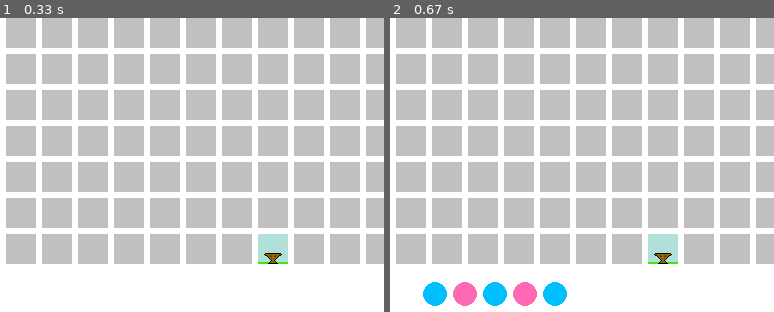
Above: before the commit, frames 1-2 (left to right).
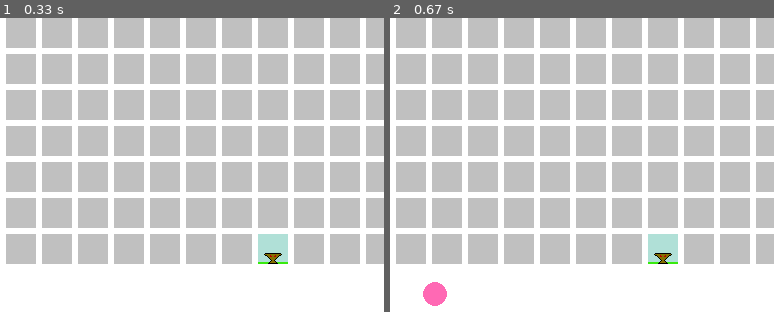
Above: after the commit, the same moments.

Repository: xyzAndReM/CTC
Game: pygame game, started from main.py
The game is run twice, just before and just after one commit, with the same random seed, the same clock (stepped at 60 frames per second) and the same inputs.
Inputs:
- Up to frame 1 (0.33 s): no input
- Up to frame 2 (0.67 s): hold Q from 0.33 s (still down); hold Right from 0.33 s (still down)
The pictures show only the part of the screen within x 0-50%, y 50-100%; the shares and areas given below are measured in that part.

Frame 1 is identical in both runs. In frame 2, 1.9% of the frame differs, in the area x 8-47%, y 89-98%.

Commit message:
Fazer seletor roxo e vermelho

Diff:
--- a/bot.py
+++ b/bot.py
@@ -11,6 +11,12 @@
 
 ELIXIR = pygame.image.load('images/elixir.png')
 
+def manipulate_target_sequence(output):
+		if(output == [2]):
+			return [];
+		else:
+			return output;
+
 class robot():
 	def __init__(self,sequence,output):
 		self.xspeed = 0
@@ -19,8 +25,7 @@
 		self.y = 21
 		self.counter = 18;
 		self.sequence = sequence;
-		self.target_output = output;
-		self.current_output = 0;
+		self.target_sequence = manipulate_target_sequence(output);
 		self.destroy = False;
 	def get_coords(self):
 		return (self.x,self.y)
@@ -38,7 +43,9 @@
 		spd = (self.xspeed,self.yspeed)
 		return spd
 	def validate(self):
-		return (self.target_output == self.current_output);
+		print(self.target_sequence)
+		print(self.sequence)
+		return (self.target_sequence == self.sequence);
 	def draw(self,screen):
 		spacing = 15;
 		x = self.x - 15;
--- a/gridmap.py
+++ b/gridmap.py
@@ -38,12 +38,16 @@
 		self.xspeed = 0
 		self.yspeed = 0
 		self.aresta = aresta
-		self.output = 0;
+		self.output = -1;
 	def draw(self,screen,column,row):
 		x = column*(MARGIN+self.aresta) + MARGIN;
 		y = row*(MARGIN+self.aresta) + MARGIN;
 		screen.blit(self.image,(x,y))
-	def get_speed(self,dado):
+	def get_speed(self,bot):
+		return (self.xspeed,self.yspeed);
+class grid_fail(grid_square):
+	def get_speed(self,bot):
+		bot.sequence = [-1];
 		return (self.xspeed,self.yspeed);
 class grid_success(grid_square):
 	def __init__(self, aresta):
@@ -208,7 +212,7 @@
 		for row in range(n):
 			self.grid.append([])
 			for column in range(n):
-				x = grid_square(aresta)
+				x = grid_fail(aresta)
 				self.grid[row].append(x)
 		self.grid[7][14] = grid_success(aresta)
 	def change_selection(self,x,y):
--- a/levels.py
+++ b/levels.py
@@ -32,13 +32,13 @@
 	def reset(self):
 		self.counter = 0;
 	def create_bot(self):
+		print('qpressed')
 		self.counter +=1;
 		if(self.counter < self.n_robots):
 			n = self.counter;
 			sequence = list(self.sequences[n])
 			output = self.outputs[n]
 			self.rob = bot.robot(sequence,output);
-			print(self.rob)
 			return self.rob
 		else:
 			return None;
@@ -54,9 +54,10 @@
 	'''STAGE NUMBER 1:'''
 	def build_levels(self):
 		files = os.listdir("stages/")
-		sequences = [];
 		print(files)
 		for fle in files:
+			sequences = [];
+			outputs = [];
 			fle = "stages/"+fle;
 			with open(fle) as f:
 				text = f.readlines()
@@ -65,7 +66,8 @@
 				n_robots = int(text[1])
 				for i in range(n_robots):
 					sequences.append( list(map(int, text[2+i].split())) )
-				outputs = list(map(int,text[2+n_robots].split()))
+					outputs.append(  list(map(int,text[2+i+n_robots].split())) )
+				print(outputs)
 				fase = level(sequences,outputs,missao,n_robots);
 				self.stages.append(fase);
 	def get_levels(self):
@@ -74,6 +76,7 @@
 def bots_creation(n_robots,sequences,outputs):
 	robots = [];
 	for i in range(n_robots):
+		print(outputs[i])
 		rob = bot.robot(sequences[i],outputs[i]);
 		robots.append(rob)
 	print(robots)
--- a/main.py
+++ b/main.py
@@ -57,8 +57,6 @@
 
 class Game():
     def __init__(self):
-        self.GRID_MAP = gridmap.grid_map(ARESTA,NSQUARES)
-        self.robot_is_on = False;
         self.current_level = 0;
         self.builder = "arrow"
         self.builderSelector = {KEY1:"simple",KEY2:"arrow",KEY3:"selector",KEY4:"writer",KEY6:'special'}
@@ -68,61 +66,69 @@
     	self.rob = bot.robot(sequence,output);
     	self.robot_is_on = True;
     def loop(self, screen):
-        clock = pygame.time.Clock()
-        last_clicked_grid_X = 7;
-        last_clicked_grid_Y = 1;
-        LEVEL = self.stages[0];
-        missao = pygame.image.load(LEVEL.text);
-        rob = None;
-        while True:
-            delta_t = clock.tick( FRAME_RATE )
+        for i in range(len(self.stages)):
+            print('lvlstart')
+            self.GRID_MAP = gridmap.grid_map(ARESTA,NSQUARES)
+            clock = pygame.time.Clock()
+            last_clicked_grid_X = 7;
+            last_clicked_grid_Y = 1;
+            LEVEL = self.stages[i];
+            missao = pygame.image.load(LEVEL.text);
+            rob = None;
+            while True:
+                delta_t = clock.tick( FRAME_RATE )
 
-            # handle input events
-            for event in pygame.event.get():
-                if event.type == pygame.QUIT:
-                    return # closing the window, end of the game loop
-                elif event.type == pygame.MOUSEBUTTONDOWN:
-                	pos = pygame.mouse.get_pos()
-                	column = pos[1] // (ARESTA + MARGIN)
-                	row = pos[0] // (ARESTA + MARGIN)
-                	if( column < 15 and row < 15):
-                		last_clicked_grid_X = row;
-                		last_clicked_grid_Y = column;
-                		self.GRID_MAP.change_selection(column,row);
-                elif event.type == pygame.KEYDOWN:
-                    if (event.key in DIRECTION_CONTROLLER):
-                    	grid_maker = self.builderTable[self.builder];
-                    	self.GRID_MAP.grid[last_clicked_grid_X][last_clicked_grid_Y] = grid_maker.makegrid(event.key)
-                    elif event.key == Q_KEY:
-                    	T = 0;
-                    	rob = LEVEL.create_bot()
-                    elif (event.key in BUILDER_CONTROLLER):
-                    	self.builder = self.builderSelector[event.key]
-                    elif (event.key in MOVEMENT_CONTROLLER):
-                    	movement = MOVEMENT_CONTROLLER[event.key];
-                    	last_clicked_grid_X += movement[0];
-                    	last_clicked_grid_Y += movement[1];
-                    	self.GRID_MAP.change_selection(last_clicked_grid_Y,last_clicked_grid_X);
-            # render game screen
-            screen.fill( (255, 255, 255) ) # black background
-            self.GRID_MAP.drawmap(screen);
+                # handle input events
+                for event in pygame.event.get():
+                    if event.type == pygame.QUIT:
+                        return # closing the window, end of the game loop
+                    elif event.type == pygame.MOUSEBUTTONDOWN:
+                    	pos = pygame.mouse.get_pos()
+                    	column = pos[1] // (ARESTA + MARGIN)
+                    	row = pos[0] // (ARESTA + MARGIN)
+                    	if( column < 15 and row < 15):
+                    		last_clicked_grid_X = row;
+                    		last_clicked_grid_Y = column;
+                    		self.GRID_MAP.change_selection(column,row);
+                    elif event.type == pygame.KEYDOWN:
+                        if (event.key in DIRECTION_CONTROLLER):
+                        	grid_maker = self.builderTable[self.builder];
+                        	self.GRID_MAP.grid[last_clicked_grid_X][last_clicked_grid_Y] = grid_maker.makegrid(event.key)
+                        elif event.key == Q_KEY:
+                        	T = 0;
+                        	rob = LEVEL.create_bot()
+                        elif (event.key in BUILDER_CONTROLLER):
+                        	self.builder = self.builderSelector[event.key]
+                        elif (event.key in MOVEMENT_CONTROLLER):
+                        	movement = MOVEMENT_CONTROLLER[event.key];
+                        	last_clicked_grid_X += movement[0];
+                        	last_clicked_grid_Y += movement[1];
+                        	self.GRID_MAP.change_selection(last_clicked_grid_Y,last_clicked_grid_X);
+                # render game screen
+                screen.fill( (255, 255, 255) ) # black background
+                self.GRID_MAP.drawmap(screen);
 
-            if(rob != None):
-            	rob.draw(screen)
-            	(X,Y) = rob.get_coords()
-            	x = X// (ARESTA + MARGIN)
-            	y = Y// (ARESTA + MARGIN)
-            	actual_grid = self.GRID_MAP.grid[x][y];
-            	rob.move()
-            	rob.change_speed(actual_grid)
-            if(rob != None and rob.get_speed() == (0,0) ):
-                    if(rob.validate()):
-                        rob = LEVEL.create_bot()
-                    else:
-                        rob = None;
-                        LEVEL.reset();
-            screen.blit(missao,(600,0))
-            pygame.display.update()
+                if(rob != None):
+                	rob.draw(screen)
+                	(X,Y) = rob.get_coords()
+                	x = X// (ARESTA + MARGIN)
+                	y = Y// (ARESTA + MARGIN)
+                	actual_grid = self.GRID_MAP.grid[x][y];
+                	rob.move()
+                	rob.change_speed(actual_grid)
+                if(rob != None and rob.get_speed() == (0,0) ):
+                        if(rob.validate()):
+                            print('SUCCESS')
+                            rob = LEVEL.create_bot()
+                            if(rob == None):
+                                break
+                        else:
+                            print('FAILURE')
+                            rob = None;
+                            LEVEL.reset();
+
+                screen.blit(missao,(600,0))
+                pygame.display.update()
             # or pygame.display.flip()
 
     def quit(self):
--- /dev/null
+++ b/stages/level2.txt
@@ -0,0 +1,6 @@
+images/missao1.png
+2
+1 1 0 0 1 1
+0 1 0 1 0 1
+0 0 1 1 0 0
+1 0 1 0 1 0
Not shown, changed: stages/level1
